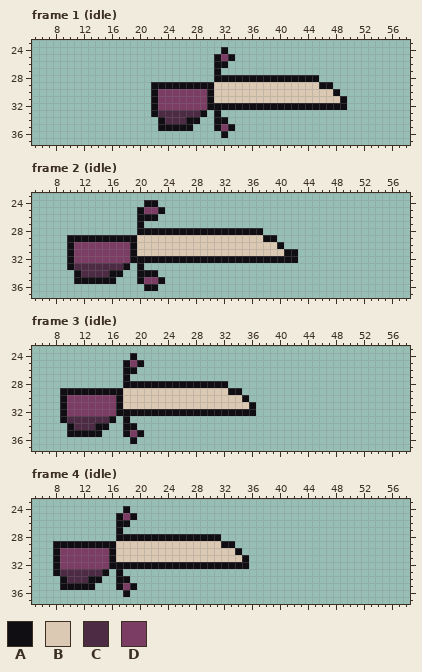
Pixel-art file, stored at data/imgs/animations/stab.ase. Above: the version before the commit.
64x64 pixels, 8 frames. Colours within 5 levels of each other are drawn and written as one. Shown: frame 1 (idle): x 5..58, y 23..37; frame 2 (idle): x 5..58, y 23..37; frame 3 (idle): x 5..58, y 23..37; frame 4 (idle): x 5..58, y 23..37. The commit also changed other frames, which this record leaves out.
Palette (. is transparent): A #100e12  B #dbc9b4  C #4e2b45  D #7c3d64
New version:
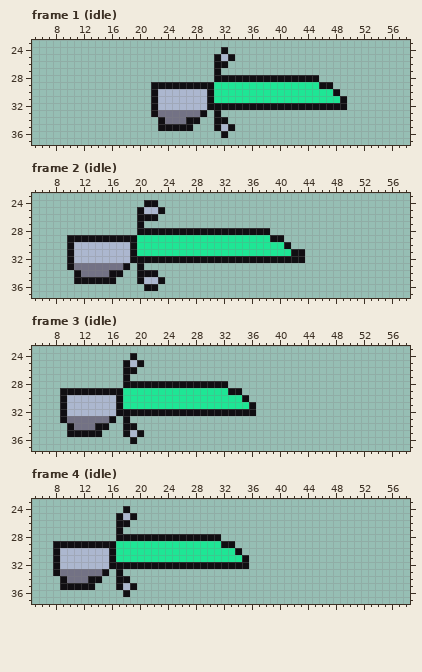
Diff:
colour B: #dbc9b4 -> #1ee695
colour C: #4e2b45 -> #737285
colour D: #7c3d64 -> #acb7cf
Changed rows in their new state; - is a pixel that keeps its letter.
Frame 2 (idle), layer "Layer 5":
first column x 38:
28 A-----
29 B-A---
30 --BA--
31 ---B-A
32 -----A
Changed places in both pictures, as pixel boxes (x1, y1, x2, y2):
changed: (221, 54, 228, 61)
changed: (158, 82, 340, 131)
changed: (144, 207, 158, 214)
changed: (74, 228, 305, 284)
changed: (130, 360, 137, 367)
changed: (67, 388, 249, 437)
changed: (123, 513, 130, 520)
changed: (60, 541, 242, 590)
